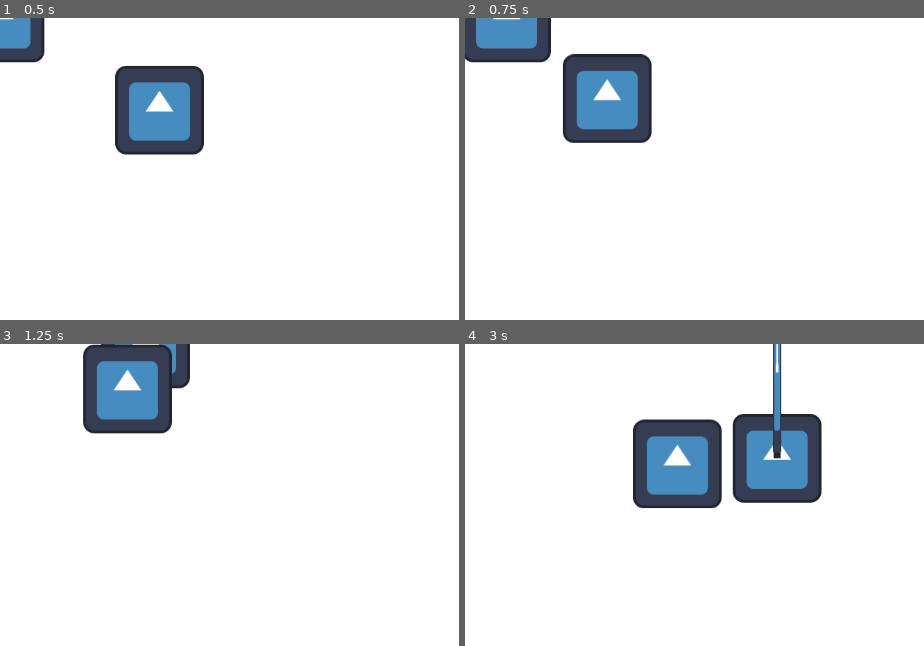
Above: before the commit, frames 1-4 (two rows, left to right).
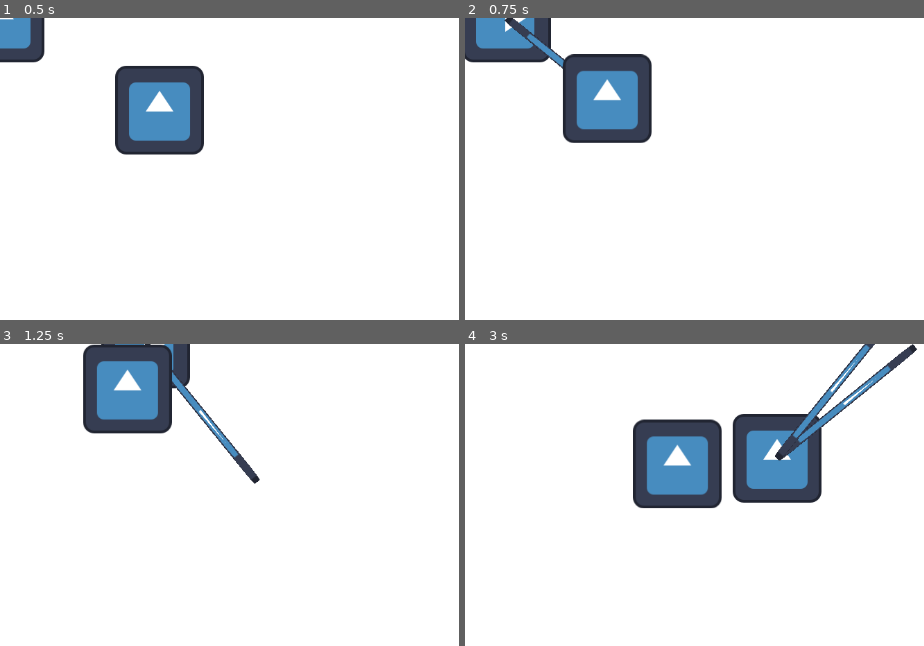
Above: after the commit, the same moments.

Repository: zwack32/crypt_of_the_silver_phoenix
Game: Godot game, scene res://test_world.tscn
Two runs of this game, one before a commit and one after it. Both use one fixed random seed, a clock stepped at 60 frames per second and the inputs below. The engine's default icon, where the game draws it, is replaced by a stand-in: a white triangle on a blue panel in a dark square.
Inputs (mouse positions are in pixels of both pictures, inside the frame that each line leads up to):
- Up to frame 1 (0.5 s): no input
- Up to frame 2 (0.75 s): move the mouse to (outside the picture) at 0.52 s; hold D (move_right) from 0.53 s (still down); click (outside the picture) at 0.6 s
- Up to frame 3 (1.25 s): keep holding D (move_right)
- Up to frame 4 (3 s): move the mouse to (703, 591) at 1.27 s; release D (move_right) at 1.28 s; hold S (move_down) 1.28-2.03 s; click (703, 591) at 1.35 s; move the mouse to (outside the picture) at 2.02 s; hold D (move_right) 2.03-2.78 s; right-click (outside the picture) at 2.1 s; click (outside the picture) at 2.3 s; move the mouse to (outside the picture) at 2.77 s; hold W (move_up) from 2.78 s (still down); click (outside the picture) at 2.85 s

Frame 1 is identical in both runs. In frame 2, 0.5% of the frame differs, in the area x 6-22%, y 0-17%; in frame 3, 0.9%; in frame 4, 2.4%, in the area x 67-99%, y 0-39%.

Commit message:
Hardcoded implemented basic attack

Diff:
--- a/Player.gd
+++ b/Player.gd
@@ -14,6 +14,8 @@
 
 @export var weapon_test_stick: PackedScene
 
+var swing_weapon
+
 func get_player_atk():
 	return player_atk
 
@@ -29,15 +31,19 @@
 	if Input.is_action_pressed("move_down"):
 		direction = Vector2.DOWN
 		velocity.y += 1
+		rotation_degrees = 180
 	if Input.is_action_pressed("move_up"):
 		direction = Vector2.UP
 		velocity.y += -1
+		rotation_degrees = 0
 	if Input.is_action_pressed("move_left"):
 		direction = Vector2.LEFT
 		velocity.x += -1
+		rotation_degrees = 270
 	if Input.is_action_pressed("move_right"):
 		direction = Vector2.RIGHT
 		velocity.x += 1
+		rotation_degrees = 90
 
 	#normalize the velocity
 	velocity = velocity.normalized()
@@ -45,32 +51,61 @@
 	#move player
 	position += velocity * speed * delta
 
+	if swing_weapon:
+		swing_weapon.rotation_degrees += 12
+		if swing_weapon.rotation_degrees >= 45:
+			swing_weapon = null
+
 	if Input.is_action_just_pressed("melee"):
 		melee_attack()
-		print(get_mouse_direction_from_player())
+		var right_down_vec = Vector2(1, 1).normalized()
+		var right_up_vec = Vector2(1, -1).normalized()
+		var mouse_dir = get_mouse_direction_from_player()
+
+		var theta_a = acos(right_down_vec.dot(mouse_dir) / (right_down_vec.length() * mouse_dir.length()))
+		var theta_b = acos(right_up_vec.dot(mouse_dir) / (right_up_vec.length() * mouse_dir.length()))
+
+		var swing_direction
+		if theta_a < PI / 2:
+			if theta_b < PI / 2:
+				# Right
+				swing_direction = Vector2.RIGHT
+			else:
+				# Down
+				swing_direction = Vector2.DOWN
+		else:
+			if theta_b < PI / 2:
+				# Up
+				swing_direction = Vector2.UP
+			else:
+				# Left
+				swing_direction = Vector2.LEFT
+
+		swing_weapon.rotation_degrees = -45
+
+		print(swing_direction)
 
 	if Input.is_action_just_pressed("ranged"):
 		ranged_attack()
 		print("ranged")
 
 func get_mouse_direction_from_player():
-	var viewport_w = get_viewport().size.x
-	var viewport_h = get_viewport().size.y
+	var mouse_pos = get_viewport().get_mouse_position()
+	var viewport = get_viewport().size
+	var screen_mouse_pos = Vector2(mouse_pos.x / viewport.x, mouse_pos.y / viewport.y)
+	var screen_coord = (screen_mouse_pos - (Vector2(position.x / viewport.x, position.y / viewport.y))) * 2
 
-	var mouse_global_pos = get_viewport().get_mouse_position()
-
-	print(viewport_w, " ", viewport_h, " ", mouse_global_pos)
-
-	return Vector2(mouse_global_pos.x / viewport_w, mouse_global_pos.y / viewport_h)
+	return screen_coord.normalized()
 
 func melee_attack():
-	var test_stick = weapon_test_stick.instantiate()
-	test_stick.player = self
-	add_child(test_stick)
+	if !swing_weapon:
+		var test_stick = weapon_test_stick.instantiate()
+		test_stick.player = self
+		swing_weapon = test_stick
+		add_child(test_stick)
 
 func ranged_attack():
 	pass
-
 
 #die
 func on_death():
--- /dev/null
+++ b/enemy.tscn
@@ -0,0 +1,20 @@
+[gd_scene load_steps=4 format=3 uid="uid://blsm6ya7p4epf"]
+
+[ext_resource type="Script" path="res://Enemy.gd" id="1_51ycr"]
+[ext_resource type="Texture2D" uid="uid://qcyp21s52d5" path="res://icon.svg" id="1_kjqbx"]
+
+[sub_resource type="RectangleShape2D" id="RectangleShape2D_k3680"]
+size = Vector2(127, 127)
+
+[node name="Enemy" type="Area2D"]
+collision_layer = 9
+script = ExtResource("1_51ycr")
+
+[node name="CollisionShape2D" type="CollisionShape2D" parent="."]
+position = Vector2(0.5, -0.5)
+shape = SubResource("RectangleShape2D_k3680")
+
+[node name="Sprite2D" type="Sprite2D" parent="."]
+texture = ExtResource("1_kjqbx")
+
+[connection signal="area_entered" from="." to="." method="_on_area_entered"]
